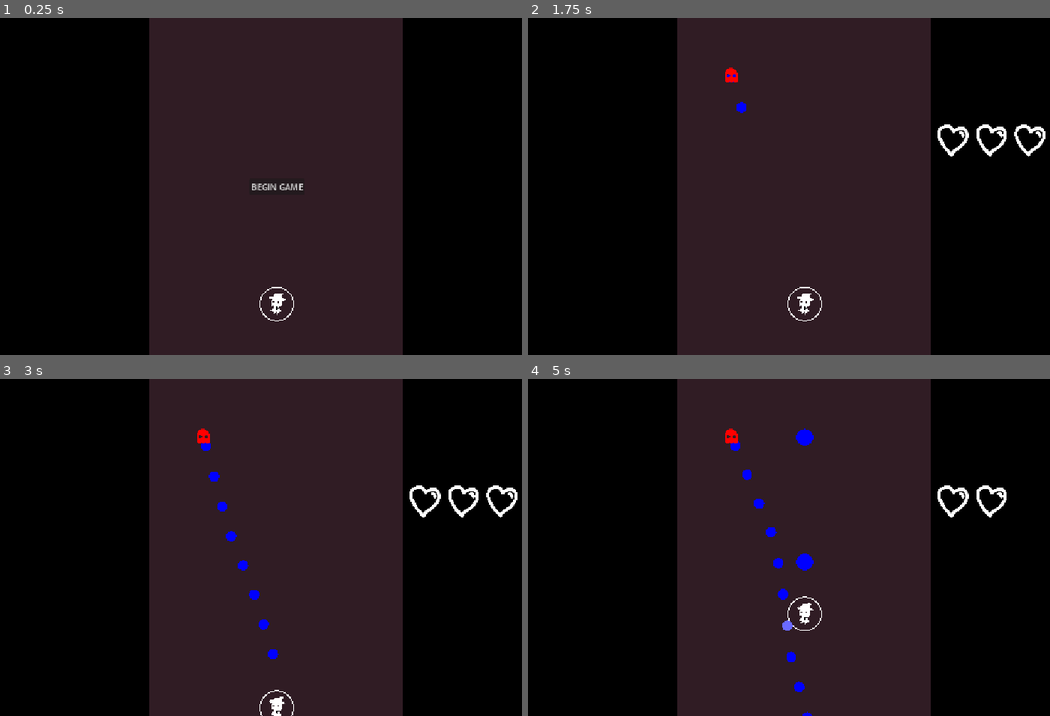
Above: before the commit, frames 1-4 (two rows, left to right).
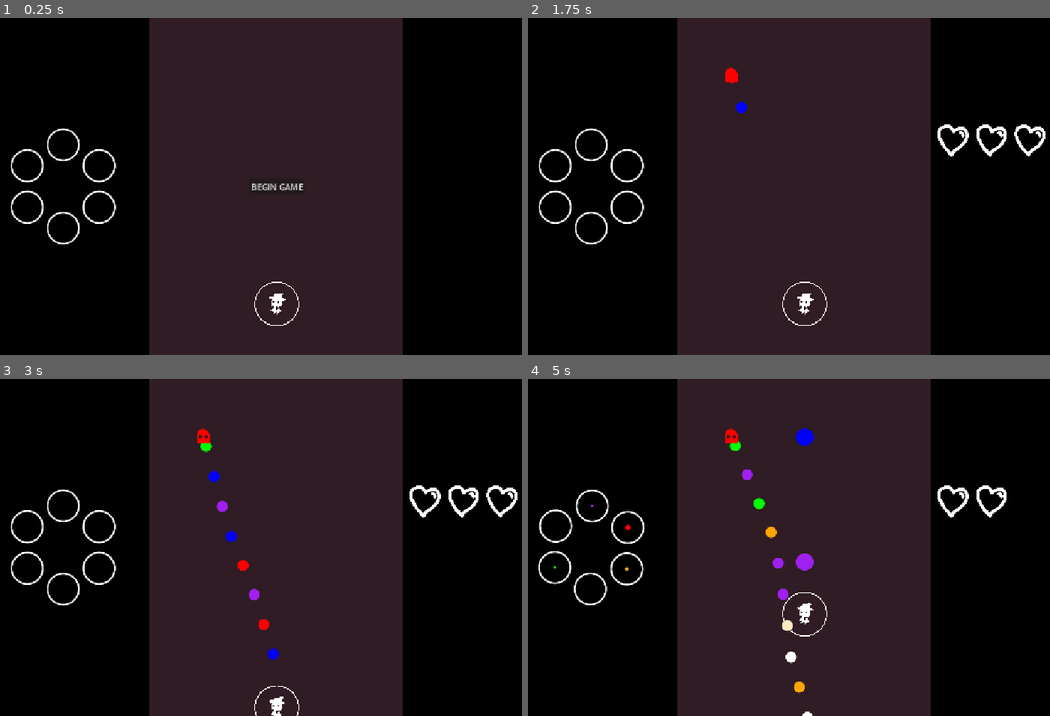
Above: after the commit, the same moments.

Repository: piksalchaos/bullet-hell
Game: Godot game, scene res://scenes/game.tscn
The game is run twice, just before and just after one commit, with the same random seed, the same clock (stepped at 60 frames per second) and the same inputs.
Inputs:
- Up to frame 1 (0.25 s): no input
- Up to frame 2 (1.75 s): click "BEGIN GAME" at 0.5 s; tap Enter at 1.25 s; hold S (switch_right) from 1.28 s (still down); hold Z (shoot) from 1.28 s (still down)
- Up to frame 3 (3 s): release S (switch_right) at 2.03 s; release Z (shoot) at 2.03 s; hold Down (down) 2.03-2.78 s; tap Z (shoot) at 2.1 s; hold S (switch_right) from 2.78 s (still down); hold Shift (slow) from 2.78 s (still down)
- Up to frame 4 (5 s): tap Z (shoot) at 3.05, 3.6 s; release S (switch_right) at 3.53 s; release Shift (slow) at 3.53 s; hold Up (up) 3.53-4.28 s; hold A (switch_left) from 4.28 s (still down); hold Z (shoot) from 4.28 s (still down)

The runs differ from the first frame. In frame 1, 0.9% of the frame differs, in the area x 2-58%, y 32-92%; in frame 2, 0.9%; in frame 3, 1.2%; in frame 4, 1.6%, in the area x 2-58%, y 14-100%.

Commit message:
new wheel to see what colors you're absorbing!

Diff:
--- a/scenes/bullets/ghost_bullet.gd
+++ b/scenes/bullets/ghost_bullet.gd
@@ -5,7 +5,8 @@
 @onready var color_component: ColorComponent = $ColorComponent
 
 func _ready() -> void:
-	color_component.color_id = initial_color_id
+	#color_component.color_id = initial_color_id
+	color_component.color_id = randi_range(0, 5) as GameProperties.COLOR_ID
 
 func _physics_process(delta: float) -> void:
 	position += Vector2(cos(rotation), sin(rotation)) * speed * delta
--- a/scenes/bullets/ghost_bullet.tscn
+++ b/scenes/bullets/ghost_bullet.tscn
@@ -10,7 +10,7 @@
 [node name="GhostBullet" type="Node2D"]
 script = ExtResource("1_t8pb2")
 speed = 300.0
-initial_color_id = 4
+initial_color_id = 5
 
 [node name="ColorComponent" parent="." instance=ExtResource("2_12sdl")]
 
--- a/scenes/components/bullet_component.gd
+++ b/scenes/components/bullet_component.gd
@@ -17,8 +17,11 @@
 		parent.queue_free()
 		area.hit()
 
-func capture_color_id():
+func capture_color_id() -> int:
 	var color_component = parent.color_component
 	if not color_component.disabled:
-		color_component.disable()
 		return color_component.color_id
+	return -1
+
+func disable_color():
+	parent.color_component.disable()
--- a/scenes/components/color_component.gd
+++ b/scenes/components/color_component.gd
@@ -3,7 +3,7 @@
 const TWEEN_DURATION = 0.2
 @export var color_id: GameProperties.COLOR_ID:
 	set = set_color_id
-@onready var parent: Node2D = get_parent()
+@onready var parent = get_parent()
 
 var disabled = false
 
--- a/scenes/drawings/circle_drawing.gd
+++ b/scenes/drawings/circle_drawing.gd
@@ -2,9 +2,11 @@
 
 @export var radius: float = 2:
 	set = set_radius
+@export var is_filled := true
+@export var line_width := -1
 
 func _draw():
-	draw_circle(Vector2.ZERO, radius, Color.WHITE)
+	draw_circle(Vector2.ZERO, radius, Color.WHITE, is_filled, line_width, true)
 
 func set_radius(new_radius):
 	radius = new_radius
--- a/scenes/entities/player/bullet_absorber.gd
+++ b/scenes/entities/player/bullet_absorber.gd
@@ -1,23 +1,28 @@
 extends Area2D
 
 const PLAYER_BULLET = preload("res://scenes/bullets/player_bullet.tscn")
-var color_absorption: Dictionary = {}
+const BULLET_COLOR_AMOUNT := 0.05
+var color_amounts: Dictionary = {}
 var selected_color_id := 0
 @onready var bullet_timer: Timer = $BulletTimer
 
 func _draw() -> void:
-	draw_circle(Vector2.ZERO, 32, Color.WHITE, false, 2)
+	draw_circle(Vector2.ZERO, 42, Color.WHITE, false, 2)
 
 func _on_area_entered(bullet: Area2D) -> void:
 	var color_id = bullet.capture_color_id()
-	if not color_id: return
-	if color_absorption.has(color_id):
-		color_absorption[color_id] += 1
+	if color_id < 0: return
+	if color_amounts.has(color_id):
+		if color_amounts[color_id] < 1:
+			color_amounts[color_id] = clampf(color_amounts[color_id] + BULLET_COLOR_AMOUNT, 0, 1)
+			bullet.disable_color()
 	else:
-		color_absorption[color_id] = 1
-		if not color_absorption.has(selected_color_id):
+		color_amounts[color_id] = BULLET_COLOR_AMOUNT
+		if not color_amounts.has(selected_color_id):
 			selected_color_id = color_id
-	print(color_absorption)
+			SignalBus.selected_color_changed.emit(selected_color_id)
+	SignalBus.color_amount_changed.emit(color_id, color_amounts[color_id])
+	print(color_amounts)
 
 func _input(event: InputEvent) -> void:
 	if event.is_action_pressed("switch_right"):
@@ -31,23 +36,25 @@
 		bullet_timer.stop()
 
 func switch_color(is_right: bool = true) -> void:
-	if color_absorption.size() <= 0: return
+	if color_amounts.size() <= 0: return
 	var color_id_count = GameProperties.COLOR_ID.size()
 	var id_offset = 1 if is_right else - 1
 	var color_id_to_check = (selected_color_id + id_offset + color_id_count) % color_id_count
-	while not color_absorption.has(color_id_to_check):
+	while not color_amounts.has(color_id_to_check):
 		color_id_to_check = (color_id_to_check + id_offset + color_id_count) % color_id_count
 	selected_color_id = color_id_to_check
+	SignalBus.selected_color_changed.emit(selected_color_id)
 
 func shoot_bullet():
-	if not color_absorption.has(selected_color_id): return
+	if not color_amounts.has(selected_color_id): return
 	var bullet = PLAYER_BULLET.instantiate()
 	bullet.initial_color_id = selected_color_id
 	bullet.position = get_parent().position
 	GameProperties.bullet_container.add_child(bullet)
-	color_absorption[selected_color_id] -= 1
-	if color_absorption[selected_color_id] <= 0:
-		color_absorption.erase(selected_color_id)
+	color_amounts[selected_color_id] -= BULLET_COLOR_AMOUNT
+	SignalBus.color_amount_changed.emit(selected_color_id, color_amounts[selected_color_id])
+	if color_amounts[selected_color_id] <= 0:
+		color_amounts.erase(selected_color_id)
 		switch_color()
 
 func _on_bullet_timer_timeout() -> void:
--- a/scenes/entities/player/player.tscn
+++ b/scenes/entities/player/player.tscn
@@ -9,7 +9,7 @@
 radius = 3.0
 
 [sub_resource type="CircleShape2D" id="CircleShape2D_1ie0h"]
-radius = 32.0
+radius = 42.0
 
 [node name="Player" type="Area2D"]
 collision_mask = 8
--- a/scenes/gui/hud.tscn
+++ b/scenes/gui/hud.tscn
@@ -1,6 +1,7 @@
-[gd_scene load_steps=2 format=3 uid="uid://dvrx8wmadvywy"]
+[gd_scene load_steps=3 format=3 uid="uid://dvrx8wmadvywy"]
 
 [ext_resource type="Script" uid="uid://xr2b6wha55l" path="res://scenes/gui/hud.gd" id="1_624ws"]
+[ext_resource type="PackedScene" uid="uid://c0hmb6lqnynne" path="res://scenes/gui/palette/palette.tscn" id="2_624ws"]
 
 [node name="HUD" type="Control"]
 layout_mode = 3
@@ -20,6 +21,9 @@
 grow_horizontal = 2
 grow_vertical = 2
 color = Color(0, 0, 0, 1)
+
+[node name="Palette" parent="LeftBar" instance=ExtResource("2_624ws")]
+layout_mode = 1
 
 [node name="RightBar" type="ColorRect" parent="."]
 layout_mode = 1
--- /dev/null
+++ b/scenes/gui/palette/palette.gd
@@ -0,0 +1,30 @@
+extends Control
+
+const CENTER_DISTANCE = 80.0
+const RADIUS = 30.0
+const SELECTED_RADIUS = 50.0
+const LINE_WIDTH = 2
+
+const PALETTE_COLOR = preload("uid://cnfbbe0r3do7e")
+var selected_color_id = 0
+
+func _ready() -> void:
+	SignalBus.color_amount_changed.connect(_on_color_amount_changed)
+	SignalBus.selected_color_changed.connect(_on_selected_color_changed)
+	for i in GameProperties.COLOR_ID.size():
+		var palette_color = PALETTE_COLOR.instantiate()
+		var angle = i * PI/3 - PI/2
+		palette_color.position = Vector2(cos(angle), sin(angle)) * CENTER_DISTANCE
+		palette_color.color_id = i
+		add_child(palette_color)
+
+func _on_color_amount_changed(color_id, percentage):
+	get_child(color_id).percentage = percentage
+
+func _on_selected_color_changed(color_id):
+	var tween = get_tree().create_tween()
+	var new_rotation = -color_id * PI/3
+	var color_count = GameProperties.COLOR_ID.size()
+	if (selected_color_id + color_count - color_id) < (selected_color_id + color_id):
+		new_rotation = -color_id * PI/3 + 2*PI
+	tween.tween_property(self, "rotation", new_rotation, 0.35).set_ease(Tween.EASE_OUT).set_trans(Tween.TRANS_QUAD)
--- /dev/null
+++ b/scenes/gui/palette/palette.tscn
@@ -0,0 +1,13 @@
+[gd_scene load_steps=2 format=3 uid="uid://c0hmb6lqnynne"]
+
+[ext_resource type="Script" uid="uid://b0tkj077blslc" path="res://scenes/gui/palette/palette.gd" id="1_dv22i"]
+
+[node name="Palette" type="Container"]
+anchors_preset = 8
+anchor_left = 0.5
+anchor_top = 0.5
+anchor_right = 0.5
+anchor_bottom = 0.5
+grow_horizontal = 2
+grow_vertical = 2
+script = ExtResource("1_dv22i")
--- /dev/null
+++ b/scenes/gui/palette/palette_color.gd
@@ -0,0 +1,18 @@
+extends Control
+
+@export var color_id: GameProperties.COLOR_ID
+@export var percentage := 0.0:
+	set = set_percentage
+@onready var color_component: ColorComponent = $ColorCircle/ColorComponent
+@onready var circle_outline: Node2D = $CircleOutline
+@onready var color_circle: Node2D = $ColorCircle
+const TWEEN_DURATION = 0.1
+
+func _ready() -> void:
+	color_component.color_id = color_id
+
+func set_percentage(new_percentage):
+	print(new_percentage)
+	percentage = new_percentage
+	var tween = get_tree().create_tween()
+	tween.tween_property(color_circle, "radius", (circle_outline.radius+2) * new_percentage, TWEEN_DURATION)
--- /dev/null
+++ b/scenes/gui/palette/palette_color.tscn
@@ -0,0 +1,20 @@
+[gd_scene load_steps=4 format=3 uid="uid://cnfbbe0r3do7e"]
+
+[ext_resource type="Script" uid="uid://dbirraxa2obfj" path="res://scenes/gui/palette/palette_color.gd" id="1_4jpu5"]
+[ext_resource type="PackedScene" uid="uid://dstuu3qr7iaia" path="res://scenes/drawings/circle_drawing.tscn" id="2_xcmbf"]
+[ext_resource type="PackedScene" uid="uid://xqi3gat184am" path="res://scenes/components/color_component.tscn" id="3_32xwn"]
+
+[node name="PaletteColor" type="Control"]
+layout_mode = 3
+anchors_preset = 0
+script = ExtResource("1_4jpu5")
+
+[node name="CircleOutline" parent="." instance=ExtResource("2_xcmbf")]
+radius = 30.0
+is_filled = false
+line_width = 2
+
+[node name="ColorCircle" parent="." instance=ExtResource("2_xcmbf")]
+radius = 0.0
+
+[node name="ColorComponent" parent="ColorCircle" instance=ExtResource("3_32xwn")]
--- a/src/SignalBus.gd
+++ b/src/SignalBus.gd
@@ -1,3 +1,6 @@
 extends Node
 
 signal bullet_captured(captured_position: Vector2, color_id: GameProperties.COLOR_ID)
+
+signal color_amount_changed(color_id: GameProperties.COLOR_ID, percentage: float)
+signal selected_color_changed(color_id: GameProperties.COLOR_ID)
Not shown, added: scenes/gui/palette/palette.gd.uid
Not shown, added: scenes/gui/palette/palette_color.gd.uid
